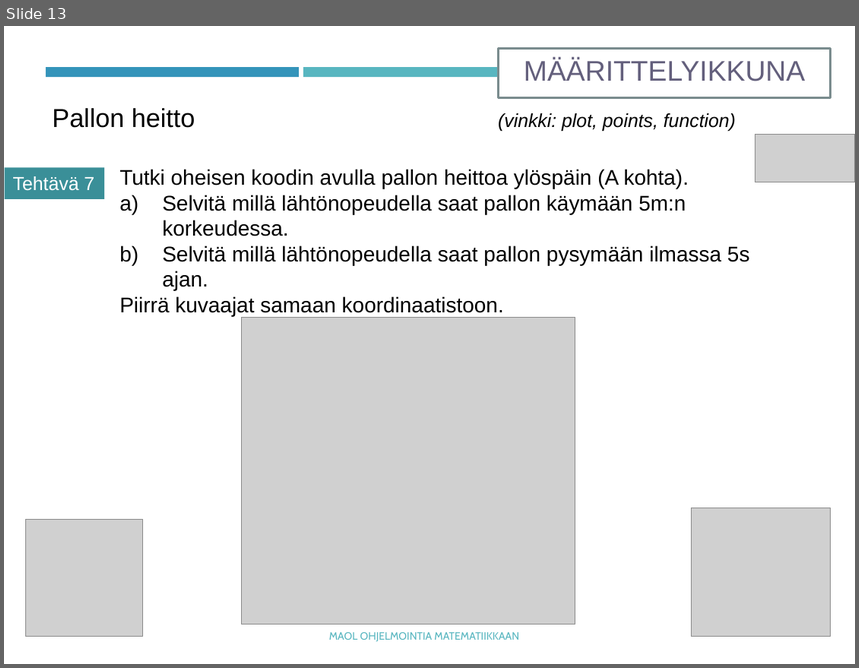
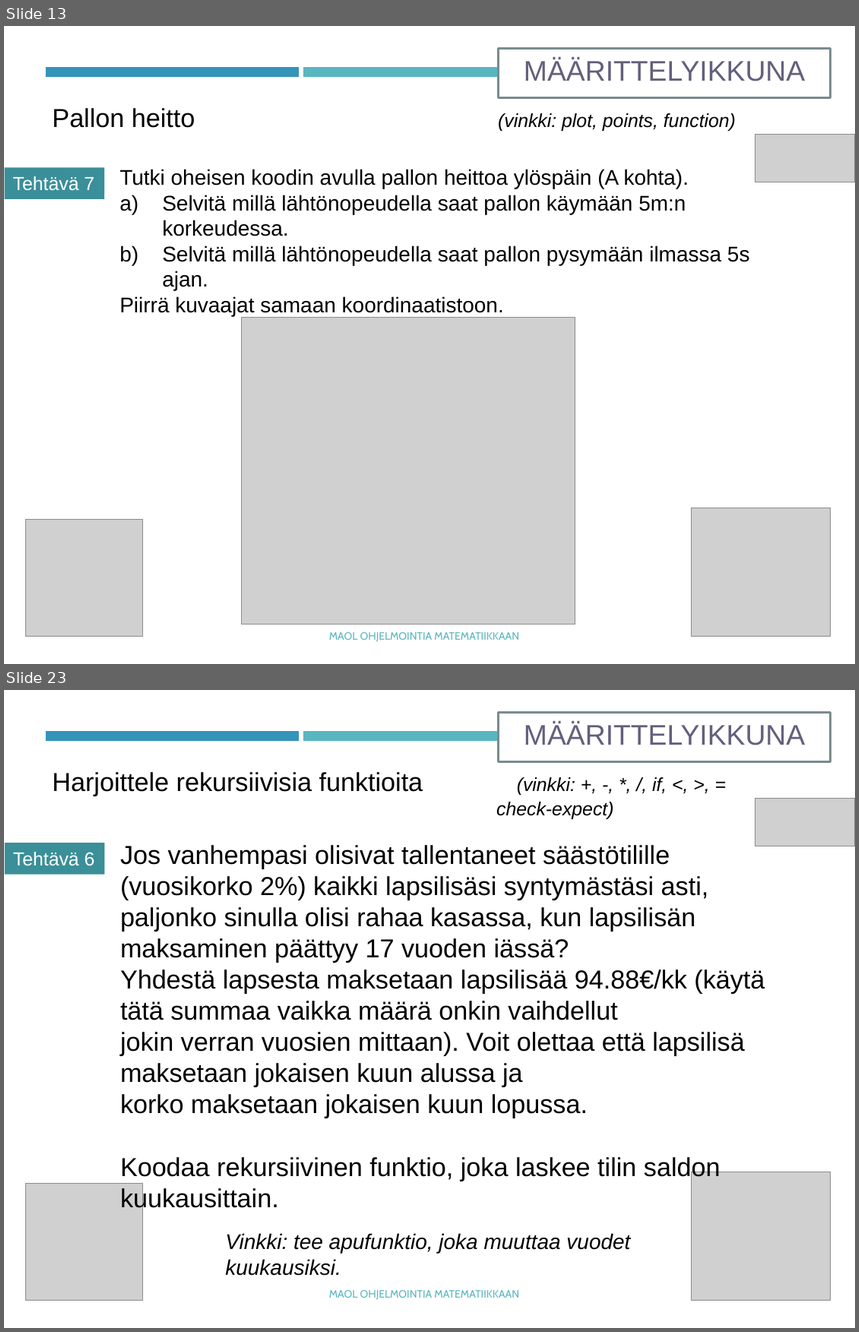
Before and after one commit to tyynetyyne/tyynetyyne.github.io, a slide deck: tehtavat/tiedostot/maol/power_point/Racket-MAOL-9-funktiot.pptx. Shown one above the other, each under a label of ours: slide 13 before the commit, slides 13 and 23 after it; the slides between them are not shown. The pictures are 859x668 and 859x1332 pixels, drawn with LibreOffice and Linux fonts; fonts in the diff are those of the drawing; grey boxes stand for pictures. Boxes give left, top, right and bottom in pixels: in the first picture for what was removed or moved away, otherwise in the second. Text is boxed around its words. In the diff, an @@ line names an element or a change of style, - is before the commit and + after.

```diff
--- a/tehtavat/tiedostot/maol/power_point/Racket-MAOL-9-funktiot.pptx
+++ b/tehtavat/tiedostot/maol/power_point/Racket-MAOL-9-funktiot.pptx
@@ slide 23 added at (4,690,855,1328), background #FFFFFF; not listed: 2 template elements that a slide beside it also shows @@
@@ rectangle added at (499,712,831,761), fill #FFFFFF, outline #7A8C8E 1.75 pt, 24 pt, text #635F7C @@
+MÄÄRITTELYIKKUNA
@@ text added at (52,772,667,819), 16 pt, text #000000, italic @@
+Harjoittele rekursiivisia funktioita (vinkki: +, -, *, /, if, <, >, = check-expect)
@@ picture added at (755,798,855,846) @@
@@ rectangle added at (5,844,104,875), fill #3A8F98, 16 pt, text #FFFFFF @@
+Tehtävä 6
@@ text added at (120,845,765,1212), 22 pt, text #000000 @@
+Jos vanhempasi olisivat tallentaneet säästötilille (vuosikorko 2%) kaikki lapsilisäsi syntymästäsi asti,
+paljonko sinulla olisi rahaa kasassa, kun lapsilisän maksaminen päättyy 17 vuoden iässä?
+Yhdestä lapsesta maksetaan lapsilisää 94.88€/kk (käytä tätä summaa vaikka määrä onkin vaihdellut
+jokin verran vuosien mittaan). Voit olettaa että lapsilisä maksetaan jokaisen kuun alussa ja
+korko maksetaan jokaisen kuun lopussa.
+Koodaa rekursiivinen funktio, joka laskee tilin saldon kuukausittain.
@@ picture added at (26,1184,143,1300) @@
@@ picture added at (692,1173,832,1301) @@
@@ text added at (225,1233,630,1276), 18 pt, text #000000, italic @@
+Vinkki: tee apufunktio, joka muuttaa vuodet kuukausiksi.
@@ text added at (329,1290,519,1300), 9 pt, text #58B6C0 @@
+MAOL OHJELMOINTIA MATEMATIIKKAAN
```
Also in this commit, not shown: 1 slide changed, 11 other slides added, 5 other files.
